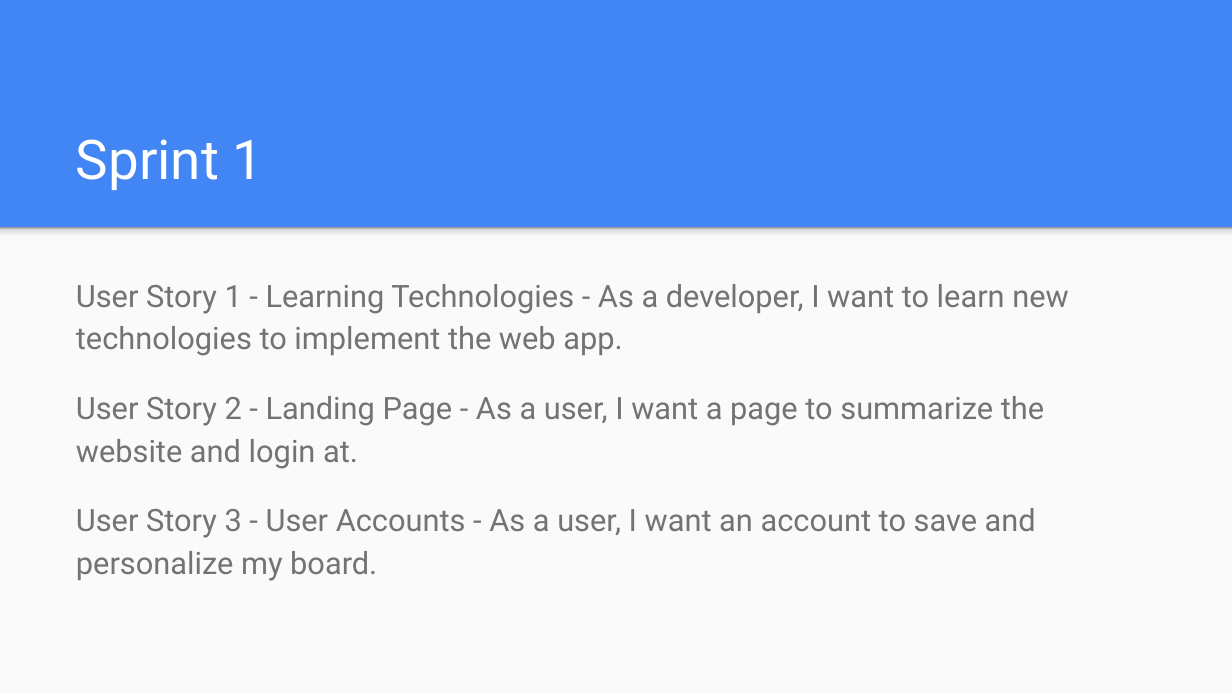
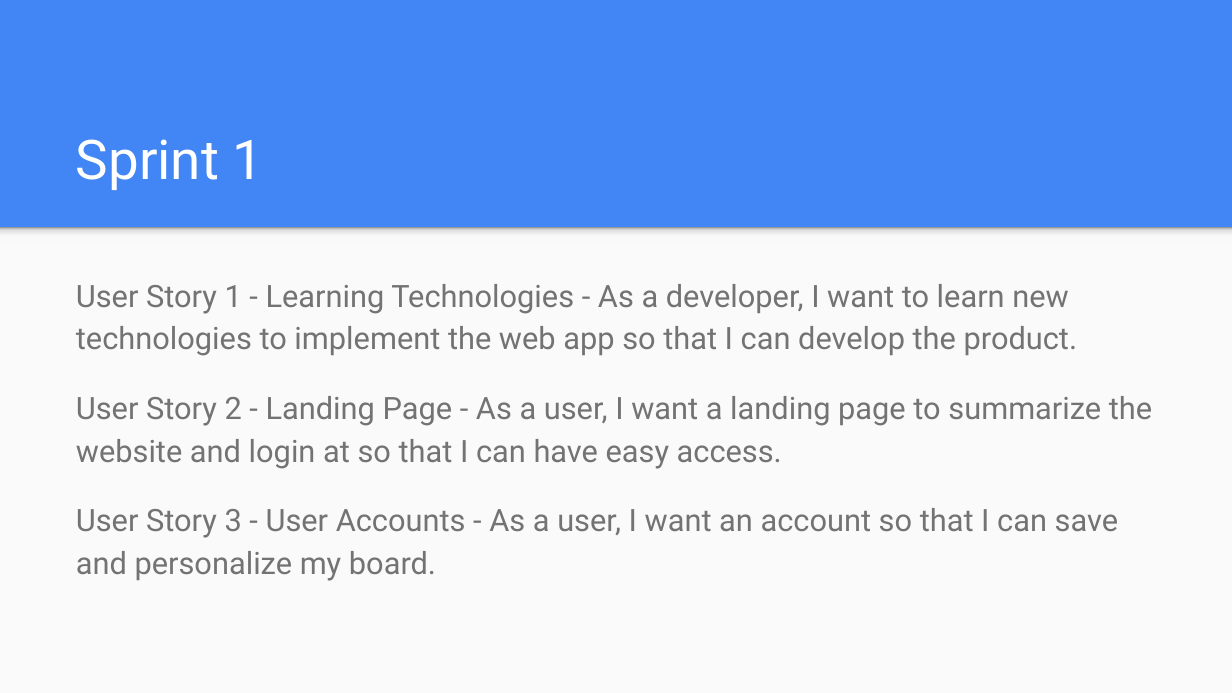
Before and after one commit to StevenSuh/CMPS115Winter2018---Job-Application-Organizer, a slide deck: slide 3 of Planning/1-18-2018/Initial Presentation.pptx. Drawn at 1232x693 pixels with LibreOffice and Linux fonts; fonts in the diff are those of the drawing. Boxes give left, top, right and bottom in pixels: in the first picture for what was removed or moved away, otherwise in the second. Text is boxed around its words. In the diff, an @@ line names an element or a change of style, - is before the commit and + after.

```diff
--- a/Planning/1-18-2018/Initial Presentation.pptx
+++ b/Planning/1-18-2018/Initial Presentation.pptx
@@ text at (76,284,1152,581): text changed @@
-User Story 1 - Learning Technologies - As a developer, I want to learn new technologies to implement the web app.
-User Story 2 - Landing Page - As a user, I want a page to summarize the website and login at.
-User Story 3 - User Accounts - As a user, I want an account to save and personalize my board.
+User Story 1 - Learning Technologies - As a developer, I want to learn new technologies to implement the web app so that I can develop the product.
+User Story 2 - Landing Page - As a user, I want a landing page to summarize the website and login at so that I can have easy access.
+User Story 3 - User Accounts - As a user, I want an account so that I can save and personalize my board.
```
Also in this commit, not shown: 1 other slide changed, 1 other file.
